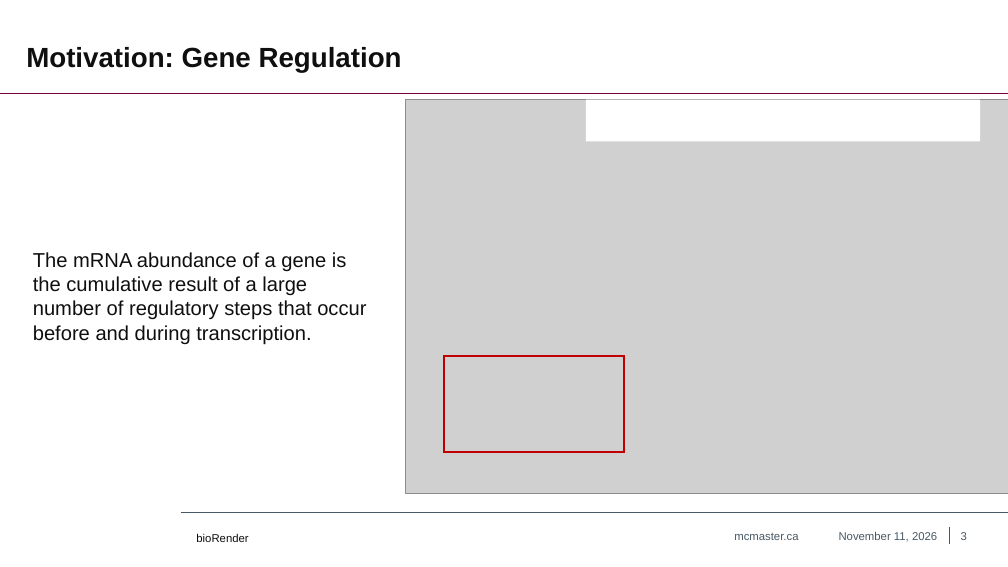
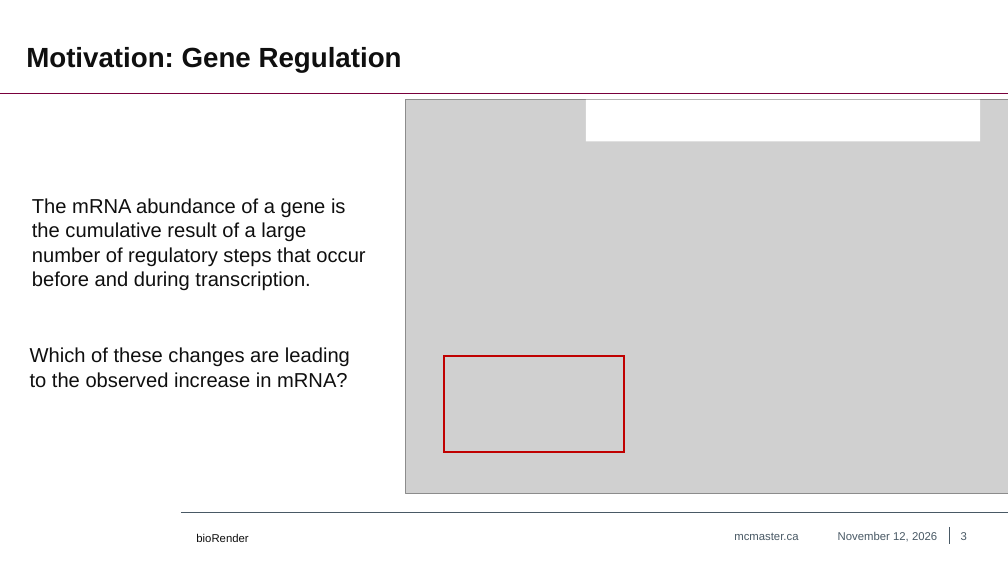
Before and after one commit to khoulahan/Biochem-3BP3, a slide deck: slide 3 of Lectures/Lecture 8 - ChIP-Seq_ATAC-Seq.pptx. Drawn at 1008x567 pixels with LibreOffice and Linux fonts; fonts in the diff are those of the drawing; grey boxes stand for pictures; background and template pictures are left out. Boxes give left, top, right and bottom in pixels: in the first picture for what was removed or moved away, otherwise in the second. Text is boxed around its words. In the diff, an @@ line names an element or a change of style, - is before the commit and + after.

```diff
--- a/Lectures/Lecture 8 - ChIP-Seq_ATAC-Seq.pptx
+++ b/Lectures/Lecture 8 - ChIP-Seq_ATAC-Seq.pptx
@@ text "The mRNA abundance of a ...": place and size @@
-text "The mRNA abundance of a ..." at (33, 252, 366, 345)
+text "The mRNA abundance of a ..." at (32, 198, 365, 291)
@@ text added at (30, 347, 350, 388), 32 pt, text #0F0F0F @@
+Which of these changes are leading to the observed increase in mRNA?
@@ text at (838, 532, 937, 541): text changed @@
-November 11, 2026
+November 12, 2026
```
Also in this commit, not shown: 30 other slides changed, 1 slide added.
